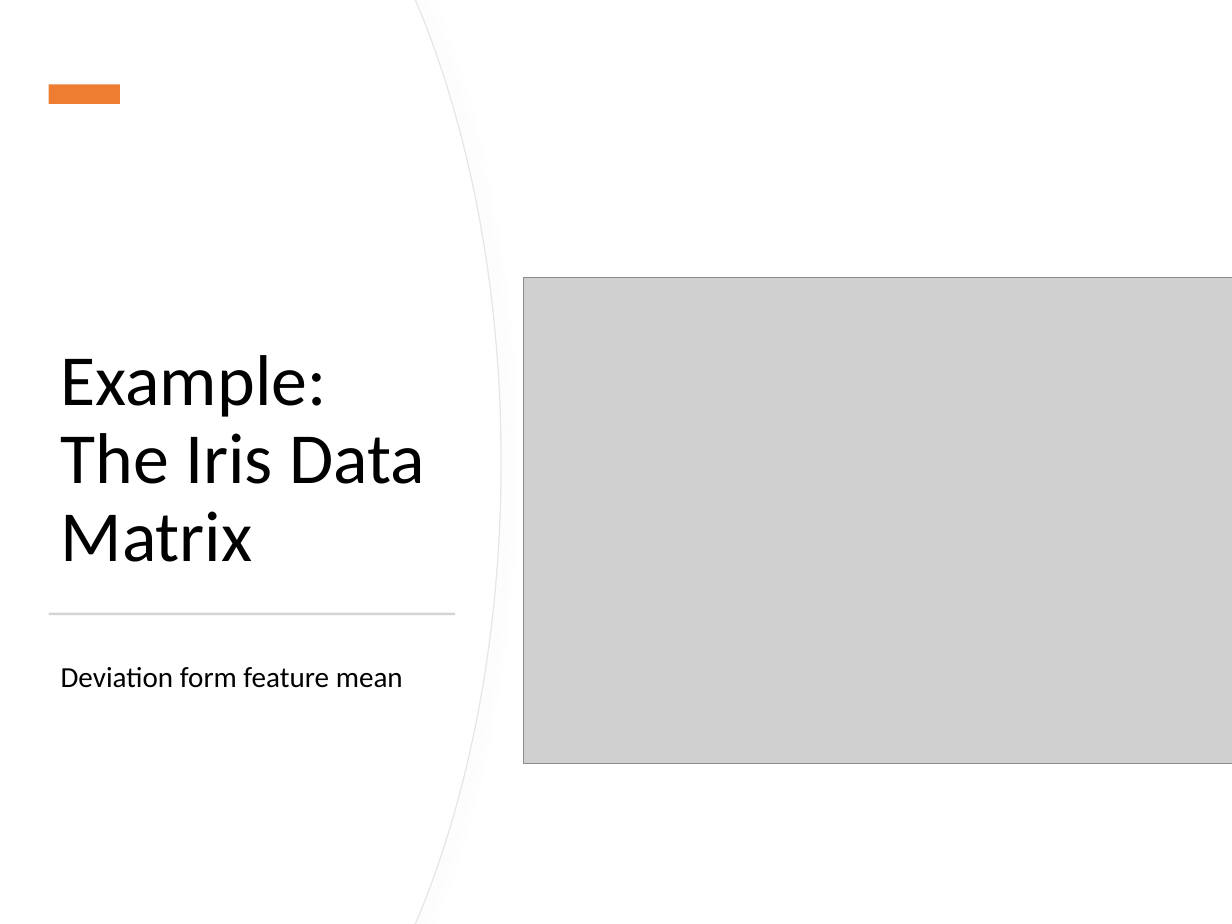
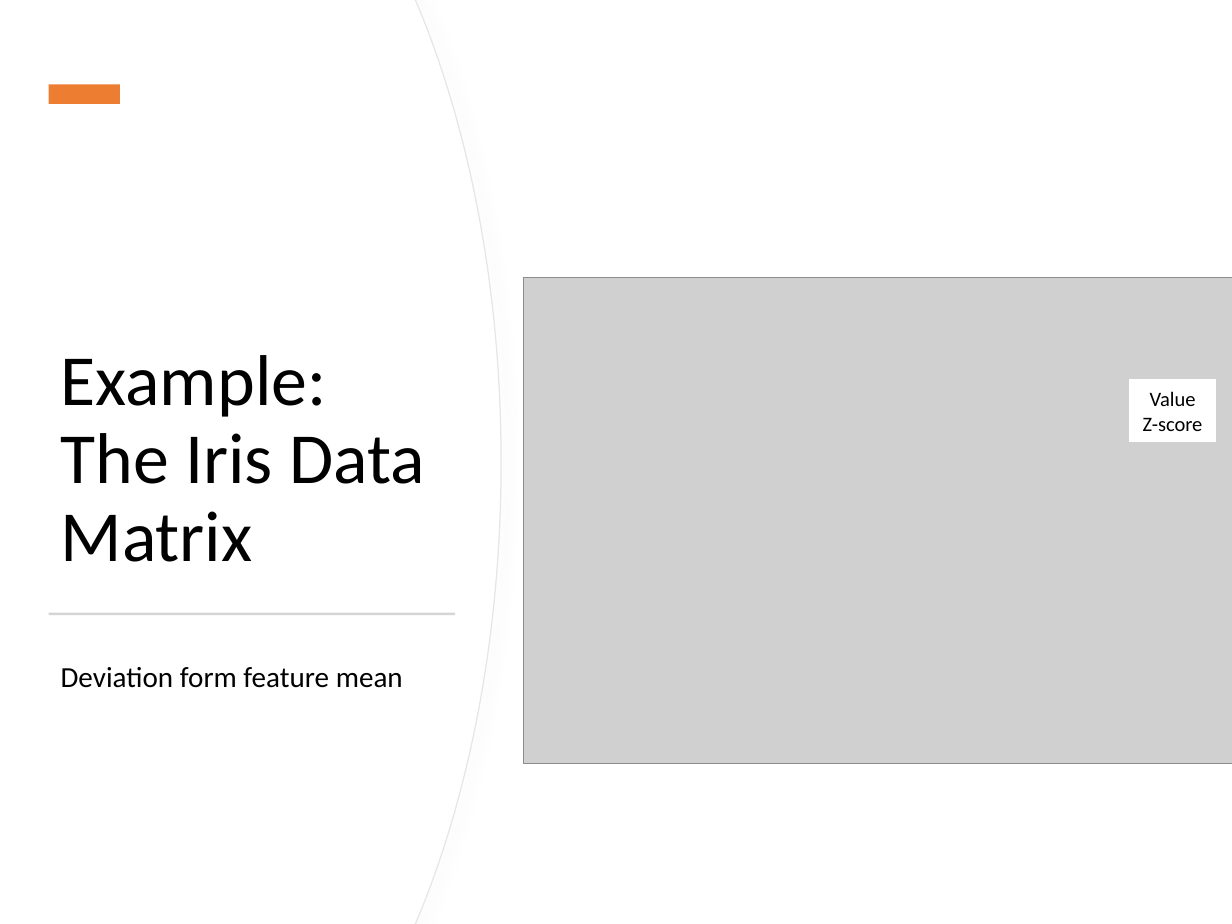
Before and after one commit to mhahsler/Introduction_to_Data_Mining_R_Examples, a slide deck: slide 35 of slides/chap2_exploration.pptx. Drawn at 1232x924 pixels with LibreOffice and Linux fonts; fonts in the diff are those of the drawing; grey boxes stand for pictures. Boxes give left, top, right and bottom in pixels: in the first picture for what was removed or moved away, otherwise in the second. Text is boxed around its words. In the diff, an @@ line names an element or a change of style, - is before the commit and + after.

```diff
--- a/slides/chap2_exploration.pptx
+++ b/slides/chap2_exploration.pptx
@@ rectangle added at (x1=1130, y1=379, x2=1216, y2=441), fill #FFFFFF, outline #FFFFFF 0.75 pt, 12 pt, text #000000 @@
+Value
+Z-score
```
Also in this commit, not shown: 5 other slides changed, 1 other file.
